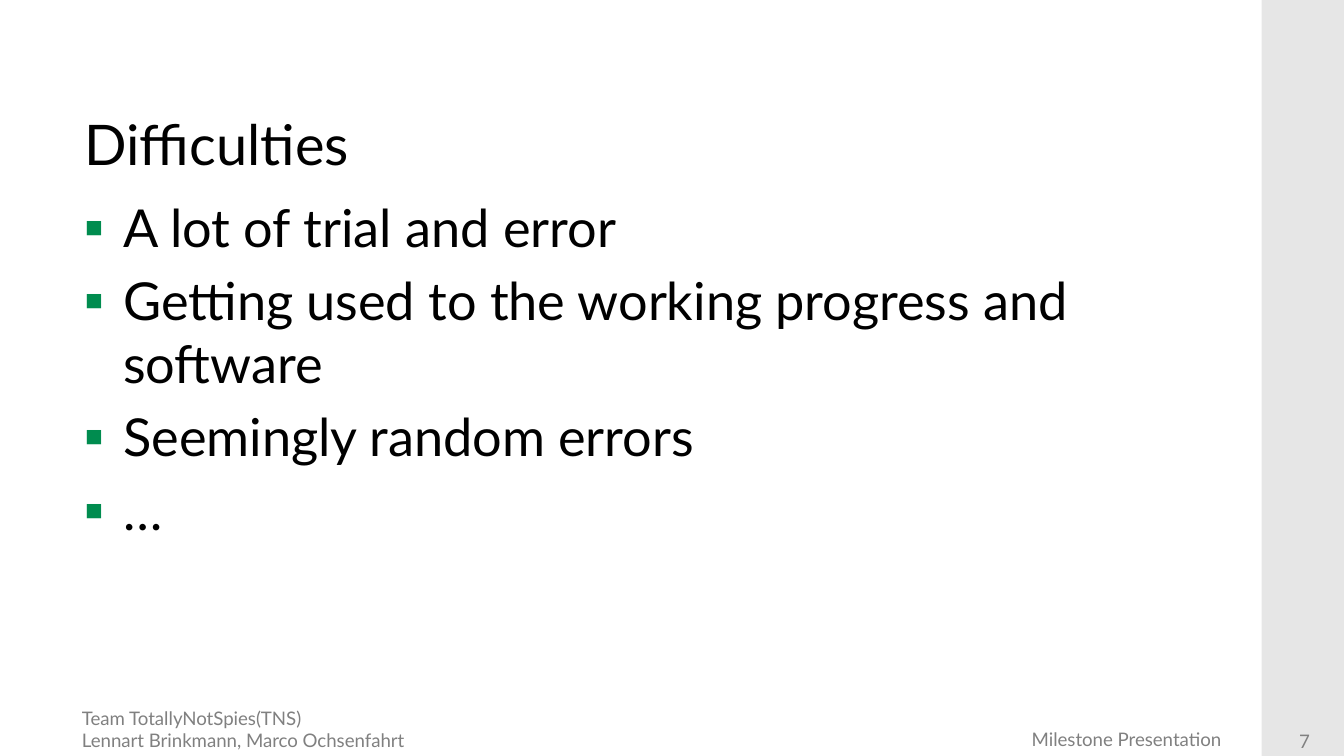
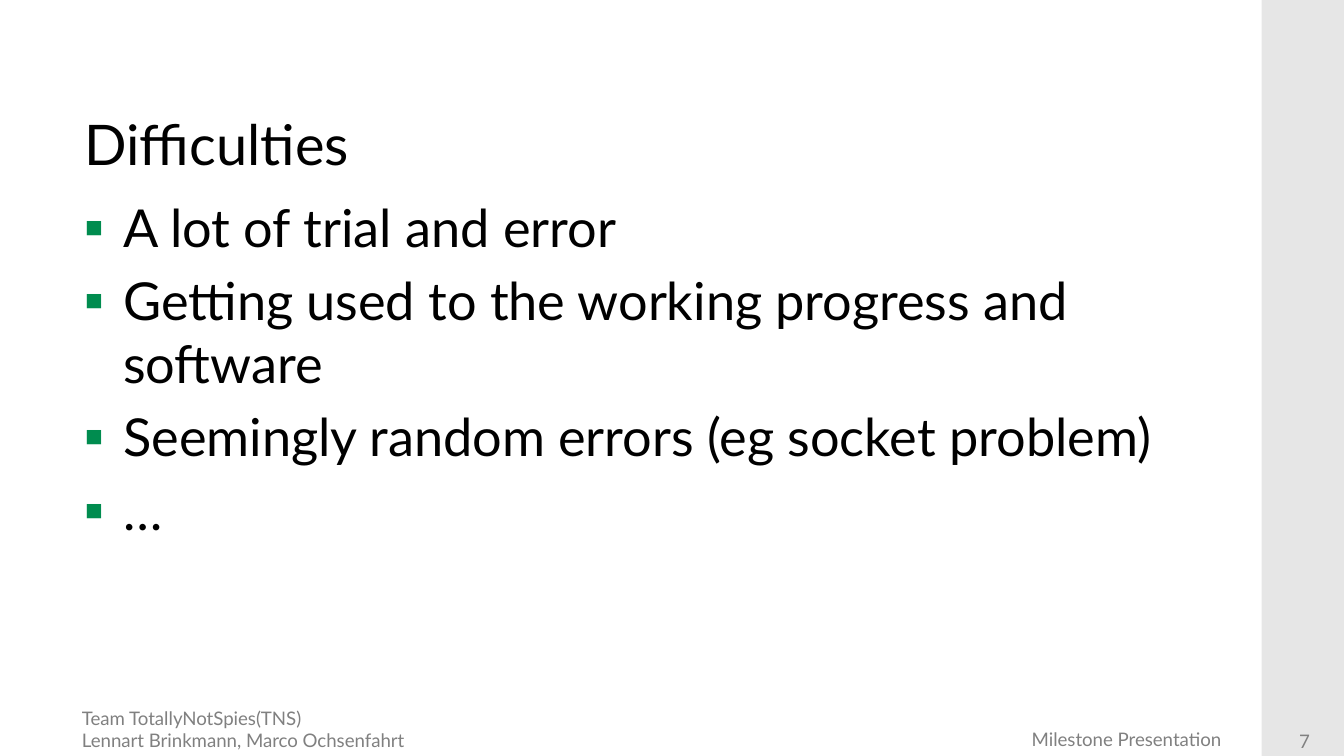
Before and after one commit to DieMango/PiB_Bri_Och, a slide deck: slide 7 of Milestone1 Presentation.pptx. Drawn at 1344x756 pixels with LibreOffice and Linux fonts; fonts in the diff are those of the drawing; background and template pictures are left out. Boxes give left, top, right and bottom in pixels: in the first picture for what was removed or moved away, otherwise in the second. Text is boxed around its words. In the diff, an @@ line names an element or a change of style, - is before the commit and + after.

```diff
--- a/Milestone1 Presentation.pptx
+++ b/Milestone1 Presentation.pptx
@@ text at [123,415,1151,466]: text changed @@
-▪ Seemingly random errors
+▪ Seemingly random errors (eg socket problem)
```
Also in this commit, not shown: 2 other slides changed.
